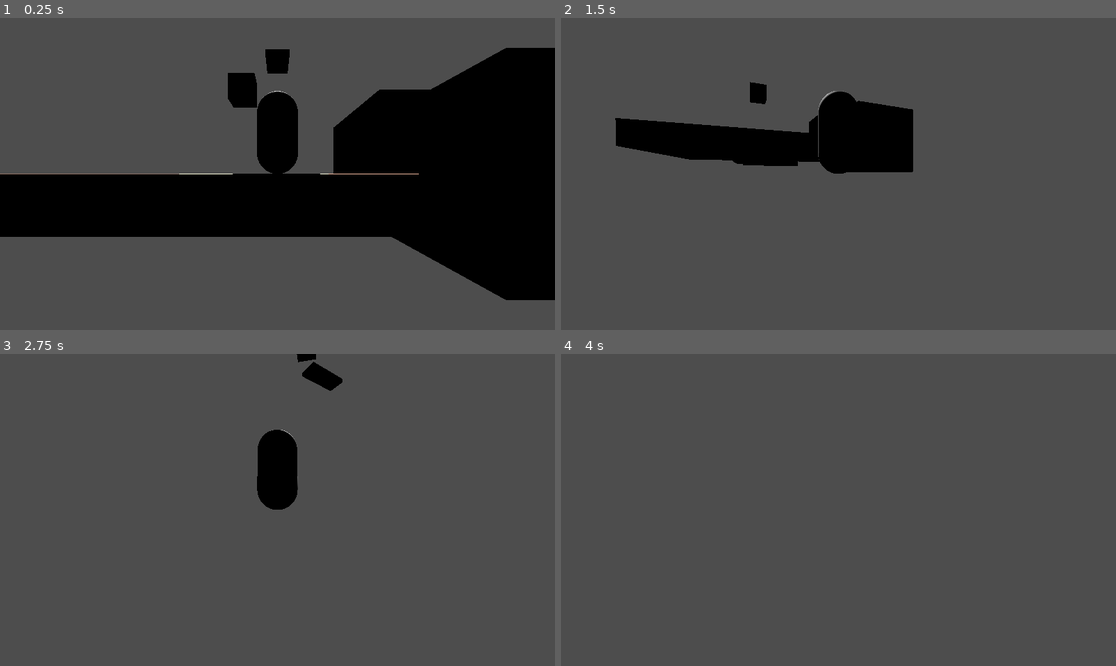
Above: before the commit, frames 1-4 (two rows, left to right).
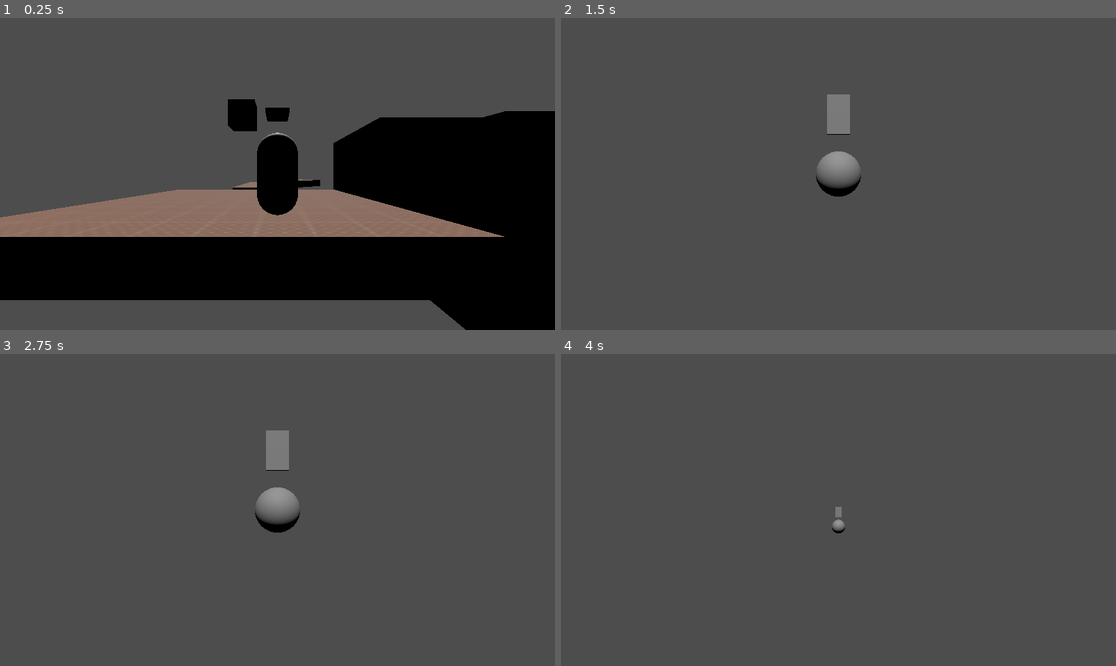
Above: after the commit, the same moments.

Repository: Nigel-Karunaratne/3DPlatformer_Godot4
Game: Godot game, scene res://level_scenes/test_level.tscn
Two runs of this game, one before a commit and one after it. Both use one fixed random seed, a clock stepped at 60 frames per second and the inputs below. The project has no main scene, so this scene is started directly.
Inputs (mouse positions are in pixels of both pictures, inside the frame that each line leads up to):
- Up to frame 1 (0.25 s): no input
- Up to frame 2 (1.5 s): tap Enter at 0.5 s; move the mouse to (866, 174) at 0.52 s; hold W (move_forward) from 0.53 s (still down); tap R at 0.6, 1.35 s; tap Space (jump) at 0.77 s; move the mouse to (810, 174) at 1.27 s
- Up to frame 3 (2.75 s): keep holding W (move_forward); tap Space (jump) at 1.52 s; move the mouse to (288, 503) at 2.02 s; tap T at 2.1 s; tap R at 2.3 s
- Up to frame 4 (4 s): keep holding W (move_forward); move the mouse to (832, 516) at 2.77 s; tap R at 2.85, 3.6 s; tap Space (jump) at 3.02, 3.77 s; move the mouse to (877, 513) at 3.52 s

The runs differ from the first frame. In frame 1, 39% of the frame differs, in the area x 0-100%, y 9-100%; in frame 2, 8.4%; in frame 3, 2.4%; in frame 4, 0.1%.

Commit message:
Updated to work better
- added offset
- excluded player from SpringArm collision check
- changed _input to _unhandled_input
- now rotates by directly changing degrees
- vertical rotation is clamped
- horizontal rotation is wrapped
- added temporary keybind to set an overhead camera

Diff:
--- a/scripts/player_camera.gd
+++ b/scripts/player_camera.gd
@@ -5,33 +5,40 @@
 @export var player : Node3D
 const CAMERA_SPEED = 0.9
 
-const CONTROLLER_LOOK_H_SPEED = 1
-const CONTROLLER_LOOK_V_SPEED = 1
+const CONTROLLER_LOOK_H_SPEED = 150
+const CONTROLLER_LOOK_V_SPEED = 150
 
 const MOUSE_LOOK_H_SPEED = 0.25
 const MOUSE_LOOK_V_SPEED = 0.25
 
 var controller_invert_look_h = false
-var controller_invert_look_v = false
+var controller_invert_look_v = true
 
 var mouse_invert_look_h = false
 var mouse_invert_look_v = true
 
 var mouse_input : Vector2 = Vector2.ZERO
 
+var offset = Vector3(0,1,0)
+
 # Called when the node enters the scene tree for the first time.
 func _ready():
 	Input.set_mouse_mode(Input.MOUSE_MODE_CAPTURED)
 
+	if player != null:
+		add_excluded_object(player.get_rid())
+		pass
 
-func _input(event):
+
+func _unhandled_input(event):
 	# Mouse Input (has to be handled here for some reason D: )
 	if event is InputEventMouseMotion:
 		# print(event.relative)
 
-		rotate(Vector3.UP, deg_to_rad(event.relative.x * MOUSE_LOOK_H_SPEED) * (-1 if mouse_invert_look_h else 1))
-		rotate_object_local(Vector3.RIGHT, deg_to_rad(event.relative.y * MOUSE_LOOK_V_SPEED) * (-1 if mouse_invert_look_v else 1))
-
+		rotation_degrees.x += (event.relative.y * MOUSE_LOOK_H_SPEED) * (-1 if mouse_invert_look_h else 1)
+		rotation_degrees.y += (event.relative.x * MOUSE_LOOK_V_SPEED) * (-1 if mouse_invert_look_v else 1)
+		# rotation_degrees.x = clamp(rotation_degrees.x, -90, 30)
+		# rotation_degrees.y = wrapf(rotation_degrees.y, 0, 360)
 		pass
 
 	# Toggle Mouse Cursor
@@ -41,6 +48,11 @@
 				Input.set_mouse_mode(Input.MOUSE_MODE_VISIBLE)
 			else:
 				Input.set_mouse_mode(Input.MOUSE_MODE_CAPTURED)
+
+		elif event.keycode == KEY_R: #!TEMP OVERHEAD CAMERA BUTTON
+			rotation_degrees.x = -90
+			rotation_degrees.y = -180
+			rotation_degrees.z = 0
 	return
 
 
@@ -48,15 +60,19 @@
 func _process(delta):
 	# Smooth move to Player Location
 	if player != null:
-		position = position.move_toward(player.position, CAMERA_SPEED)
+		position = position.move_toward(player.position + offset, CAMERA_SPEED)
 
 	# Controller Input
 	var look_h = Input.get_axis("look_left", "look_right") * (-1 if controller_invert_look_h else 1)
 	var look_v = Input.get_axis("look_down", "look_up") * (-1 if controller_invert_look_v else 1)
 
 	#Rotate Camera
-	rotate(Vector3.UP, look_h * delta * CONTROLLER_LOOK_H_SPEED)
-	rotate_object_local(Vector3.RIGHT, look_v * delta * CONTROLLER_LOOK_V_SPEED)
+	rotation_degrees.x -= look_v * delta * CONTROLLER_LOOK_V_SPEED
+	rotation_degrees.y -= look_h * delta * CONTROLLER_LOOK_H_SPEED
+	rotation_degrees.x = clamp(rotation_degrees.x, -90, 30)
+	rotation_degrees.y = wrapf(rotation_degrees.y, 0, 360)
+	# rotate(Vector3.UP, look_h * delta * CONTROLLER_LOOK_H_SPEED)
+	# rotate_object_local(Vector3.RIGHT, look_v * delta * CONTROLLER_LOOK_V_SPEED)
 	#print(rotation)
 
 	return
